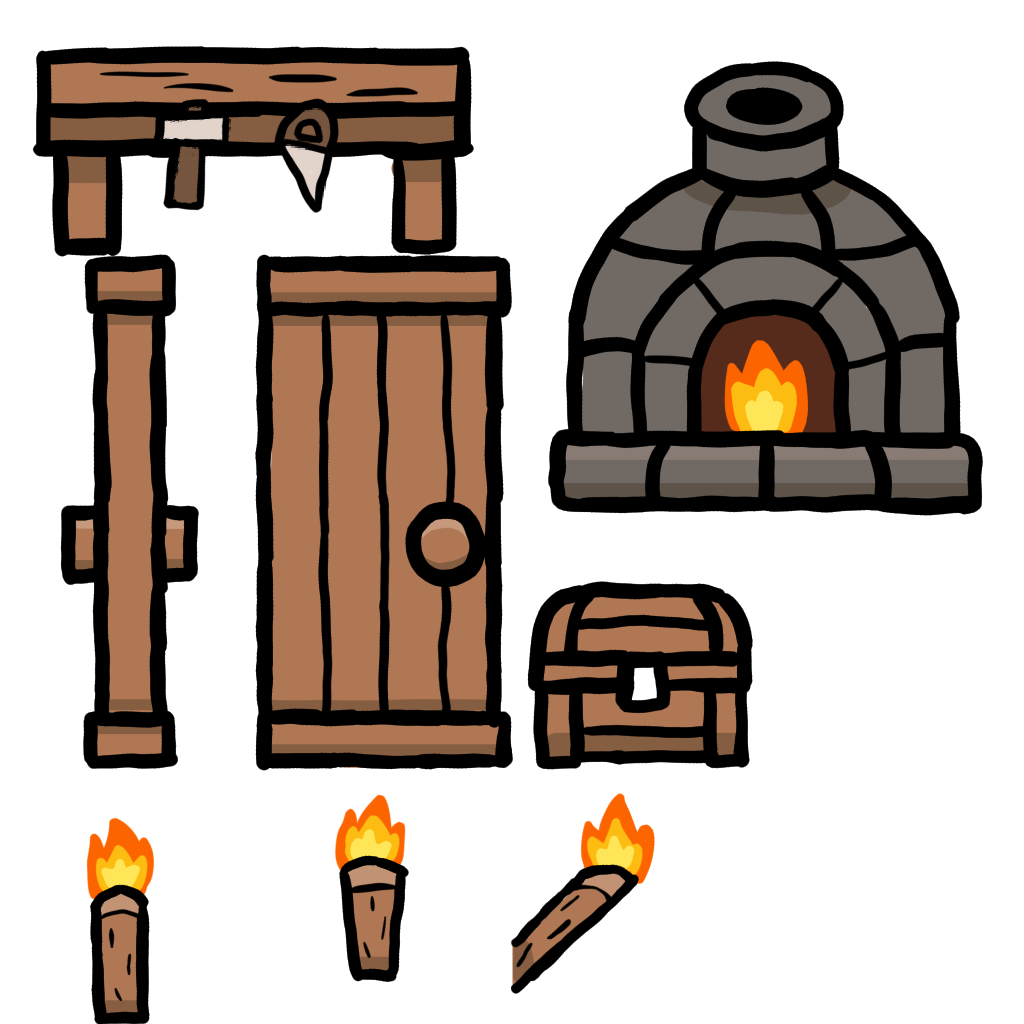
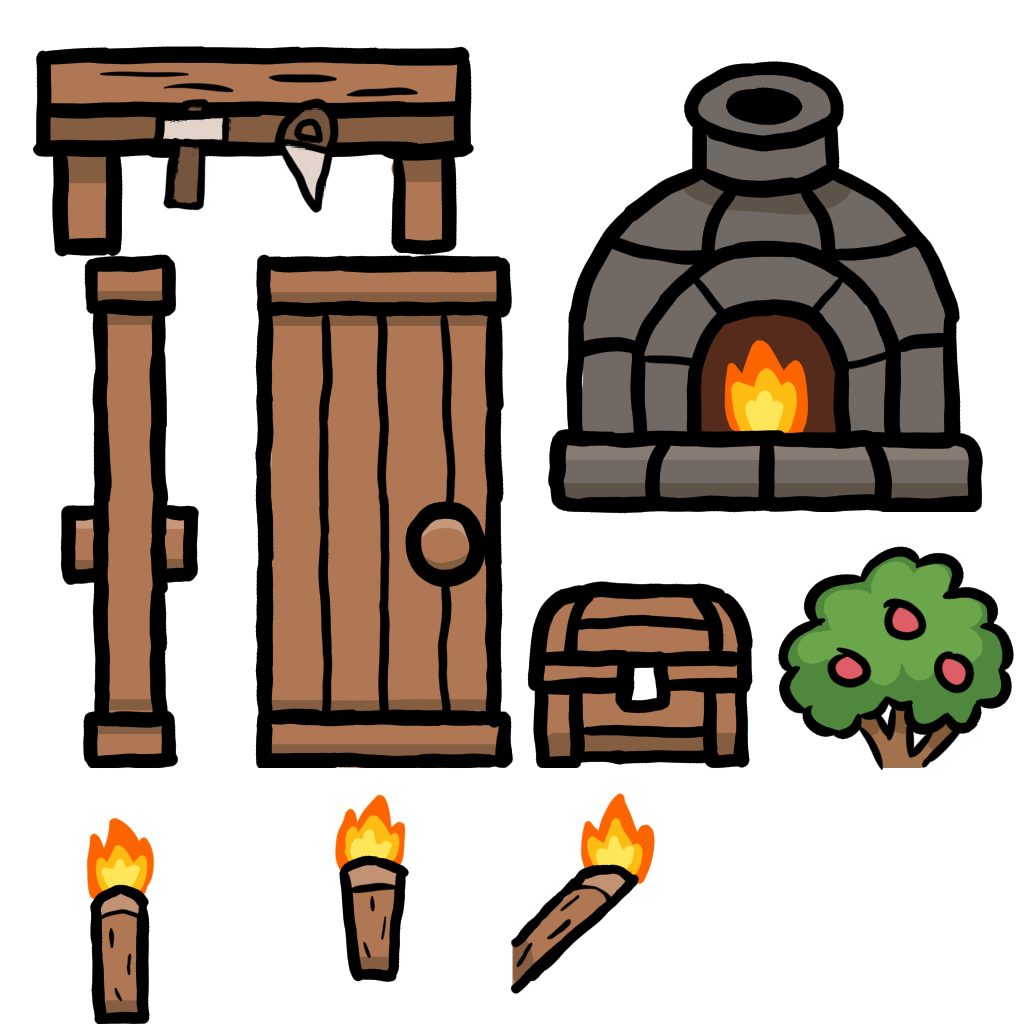
Before/after of a 1024px x 1024px layered artwork. What changed in the layer stack:
added group "BerryBush" with 3 layers above "Torch" over left=778, top=512, right=1014, bottom=770
added layer "Outline" (1st of 7, in "BerryBush") in group "BerryBush" over left=778, top=512, right=1014, bottom=770
added layer "Shading" (1st of 7, in "BerryBush") in group "BerryBush" over left=778, top=512, right=1014, bottom=768
added layer "Color" (1st of 6, in "BerryBush") in group "BerryBush" over left=778, top=512, right=1014, bottom=768
painted on "Color" (2nd of 6, in "Torch") over left=91, top=768, right=577, bottom=771
painted on "Outline" (3rd of 7, in "Door Open") over left=258, top=768, right=576, bottom=771
painted on "Color" (3rd of 6, in "Door Open") over left=258, top=768, right=471, bottom=771
painted on "Outline" (4th of 7, in "Door Closed") over left=91, top=768, right=161, bottom=769
painted on "Outline" (5th of 7, in "Chest") over left=541, top=768, right=719, bottom=770
painted on "Outline" (6th of 7, in "Forge") over left=817, top=512, right=975, bottom=576
